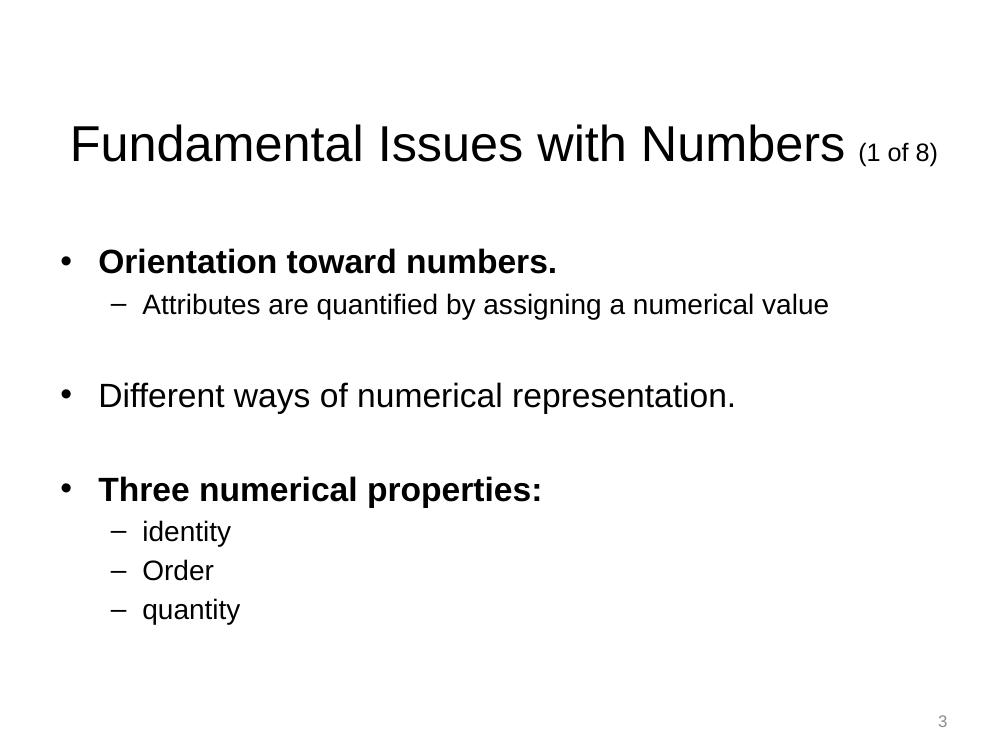
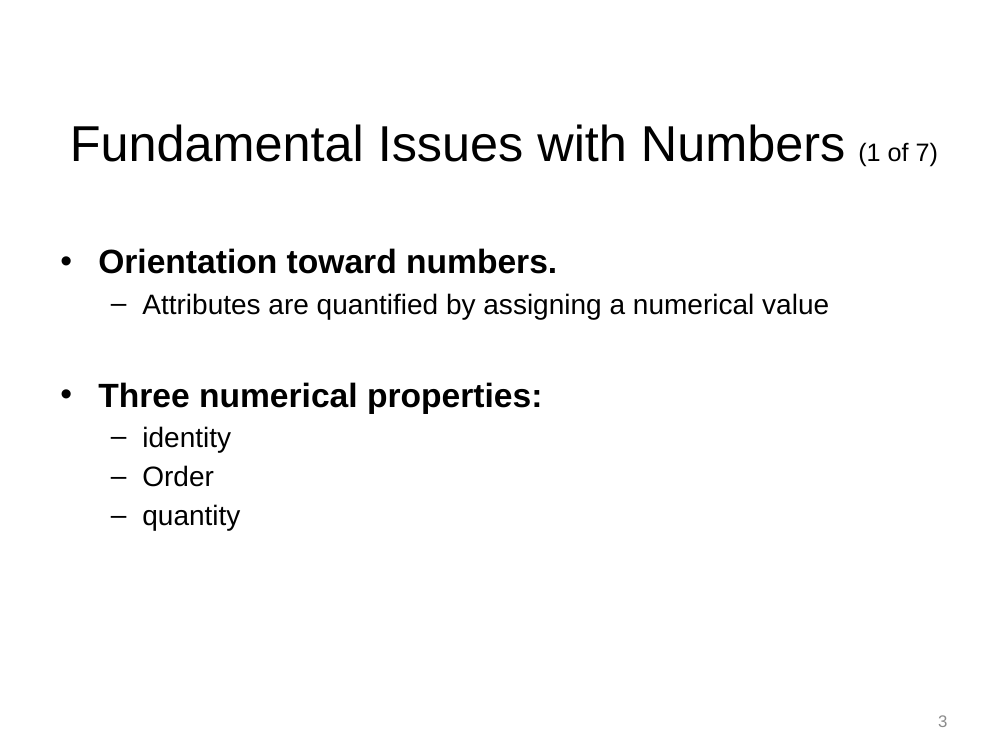
Before and after one commit to npm27/Teaching-Materials, a slide deck: slide 3 of Tests and Eval/Slides/2 Chapter 2.pptx. Drawn at 1008x756 pixels with LibreOffice and Linux fonts; fonts in the diff are those of the drawing. Boxes give left, top, right and bottom in pixels: in the first picture for what was removed or moved away, otherwise in the second. Text is boxed around its words. In the diff, an @@ line names an element or a change of style, - is before the commit and + after.

```diff
--- a/Tests and Eval/Slides/2 Chapter 2.pptx
+++ b/Tests and Eval/Slides/2 Chapter 2.pptx
@@ title at [70, 124, 938, 167]: text changed @@
-Fundamental Issues with Numbers (1 of 8)
+Fundamental Issues with Numbers (1 of 7)
@@ text at [98, 382, 736, 414]: paragraph removed @@
-• Different ways of numerical representation.
```
Also in this commit, not shown: 7 other slides changed, 1 slide removed, 1 other file.
